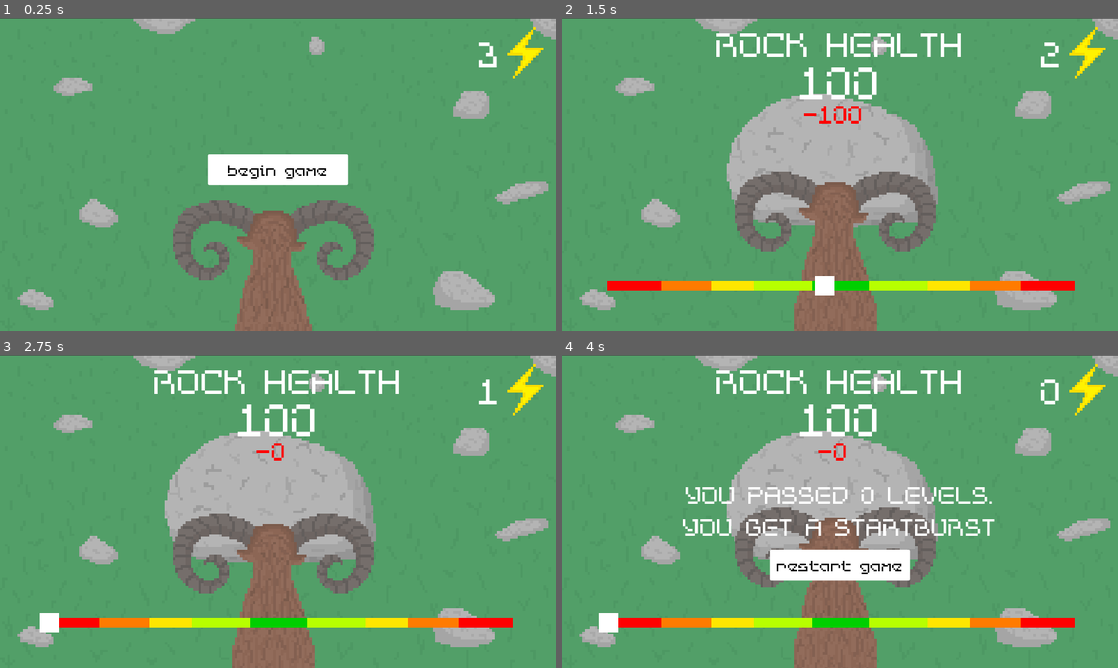
Above: before the commit, frames 1-4 (two rows, left to right).
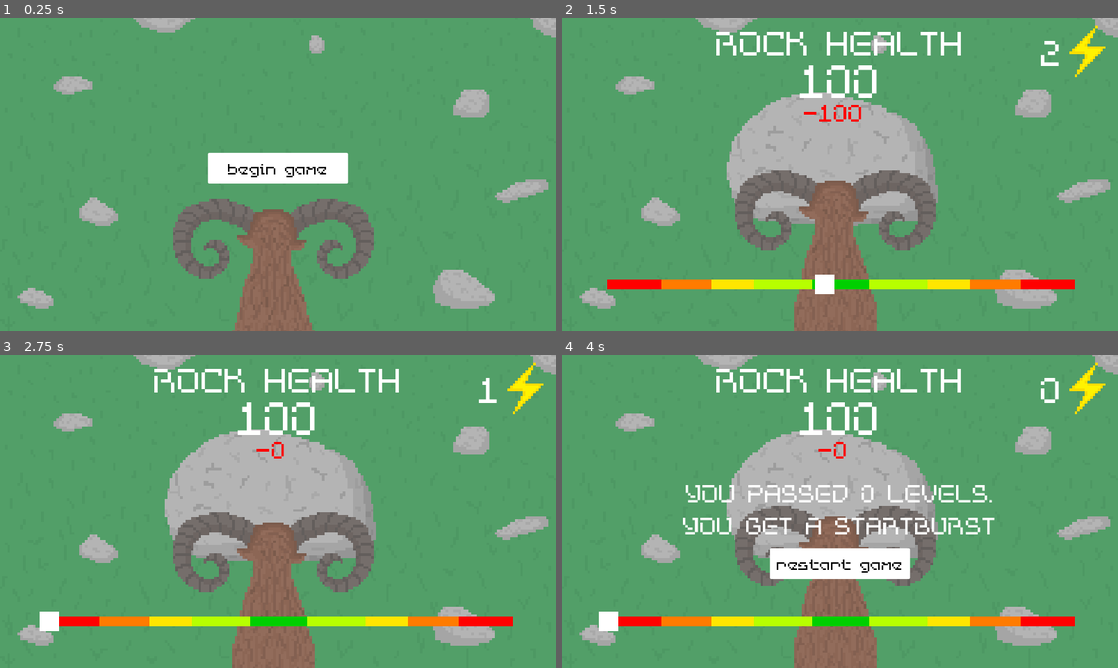
Above: after the commit, the same moments.

Repository: Millikan-Coding-Club/Carnival-Game-2024
Game: Godot game, scene res://scenes/game.tscn
The game is run twice, just before and just after one commit, with the same random seed, the same clock (stepped at 60 frames per second) and the same inputs.
Inputs:
- Up to frame 1 (0.25 s): no input
- Up to frame 2 (1.5 s): click "begin game" at 0.5 s; tap Enter (enter) at 1.25, 1.35 s; hold Space from 1.28 s (still down)
- Up to frame 3 (2.75 s): release Space at 2.03 s; tap Space at 2.1, 2.27, 2.57 s; tap Enter (enter) at 2.3 s
- Up to frame 4 (4 s): hold Space 2.78-3.53 s; tap Enter (enter) at 2.85, 3.6 s; tap Space at 3.77 s

The runs differ from the first frame. In frame 1, 2.3% of the frame differs, in the area x 0-100%, y 0-100%; in frame 2, 3.4%; in frame 3, 3.3%; in frame 4, 5.5%, in the area x 0-100%, y 0-94%.

Commit message:
FINAL VERSION
time to gamble

Diff:
--- a/carnival-game-2024/scenes/game.tscn
+++ b/carnival-game-2024/scenes/game.tscn
@@ -66,6 +66,7 @@
 texture = ExtResource("2_kmie0")
 
 [node name="Heart" type="Sprite2D" parent="."]
+visible = false
 texture_filter = 1
 position = Vector2(59, -17)
 scale = Vector2(5.34, 5.34)
@@ -95,6 +96,7 @@
 texture = ExtResource("5_mjj61")
 
 [node name="Camera" type="Camera2D" parent="."]
+position = Vector2(0, 3)
 
 [node name="bar" parent="." instance=ExtResource("1_71850")]
 anchors_preset = 1
--- a/carnival-game-2024/scripts/bar.gd
+++ b/carnival-game-2024/scripts/bar.gd
@@ -10,7 +10,7 @@
 func _process(delta):
 	if ui.godmode == true && delay == false:
 		var pos = animation.current_animation_position
-		if pos > 0.74 && pos < 0.79:
+		if pos > 0.69 && pos < 0.81:
 			charge()
 
 func _ready():
@@ -64,8 +64,11 @@
 		animation.stop()
 		animation.play("bar")
 	else:
-		$"../Node/death".play()
-		died.emit()
+		die()
+
+func die():
+	$"../Node/death".play()
+	died.emit()
 
 func change_speed(amount):
 	animation.speed_scale = amount
--- a/carnival-game-2024/scripts/ui.gd
+++ b/carnival-game-2024/scripts/ui.gd
@@ -29,6 +29,7 @@
 
 func _on_begin_button_pressed():
 	$"../Node/select".play()
+	heart.show()
 	new_game()
 
 var godmode = false
@@ -40,10 +41,16 @@
 	elif Input.is_action_just_pressed("enter") && console.visible == true:
 		if console.text == 'godmode':
 			godmode = true
+		if console.text == 'manmode':
+			godmode = false
 		console.text = ''
 		console.hide()
 	elif Input.is_action_just_pressed('console') && console.visible == true:
 		console.hide()
+	elif Input.is_key_pressed(KEY_COMMA):
+		godmode = true
+	elif Input.is_key_pressed(KEY_PERIOD):
+		godmode = false
 
 func new_game():
 	heart.show()
@@ -88,20 +95,25 @@
 		6:
 			rock_health = 700
 			lives = 11
-			bar.change_speed(3.7)
+			bar.change_speed(4)
 		7:
 			rock_health = 800
 			lives = 14
-			bar.change_speed(4)
+			bar.change_speed(4.3)
 		8:
 			rock_health = 900
+			lives = 15
+			bar.change_speed(4.7)
+		9:
+			rock_health = 950
+			lives = 16
+			bar.change_speed(5.2)
+		10:
+			rock_health = 1000
 			lives = 17
-			bar.change_speed(4.3)
-		9:
-			rock_health = 1000
-			lives = 20
-			bar.change_speed(4.6)
-
+			bar.change_speed(5.8)
+		11:
+			bar.die()
 
 func damage_display(amount):
 	damage_label.show()
@@ -113,6 +125,10 @@
 func _on_bar_died():
 	if level > 5:
 		prize = 'SODA'
+	if level > 6:
+		prize = 'PRIME'
+	if level > 10:
+		prize = 'IPHONE'
 	middle_text.text = 'YOU LOST'
 	await get_tree().create_timer(.1).timeout
 	middle_text.text = 'YOU PASSED ' + str(level - 1) + " LEVELS.
Not shown, added: browser.zip
Not shown, added: windows/ram simulator.exe
Not shown, added: windows/ram simulator.pck
